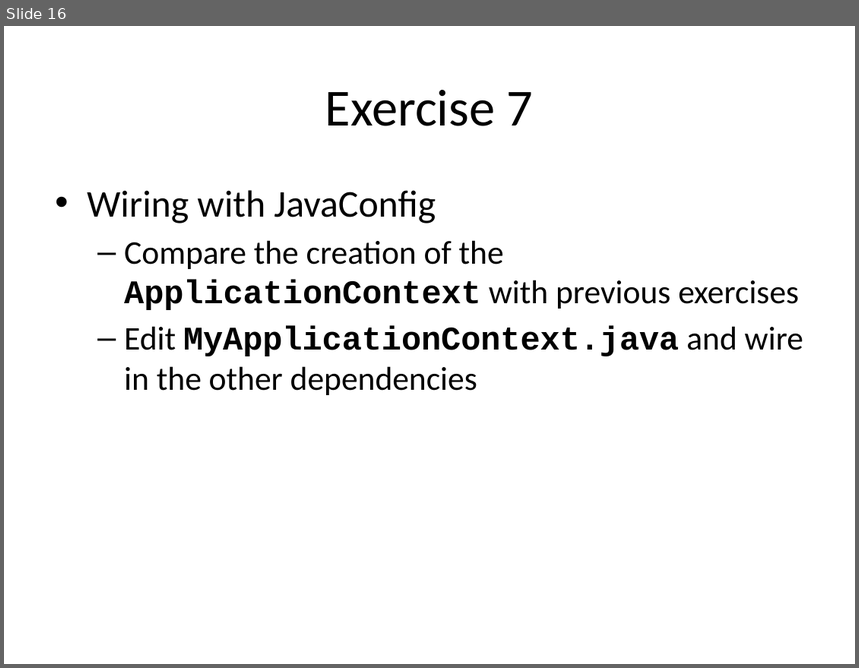
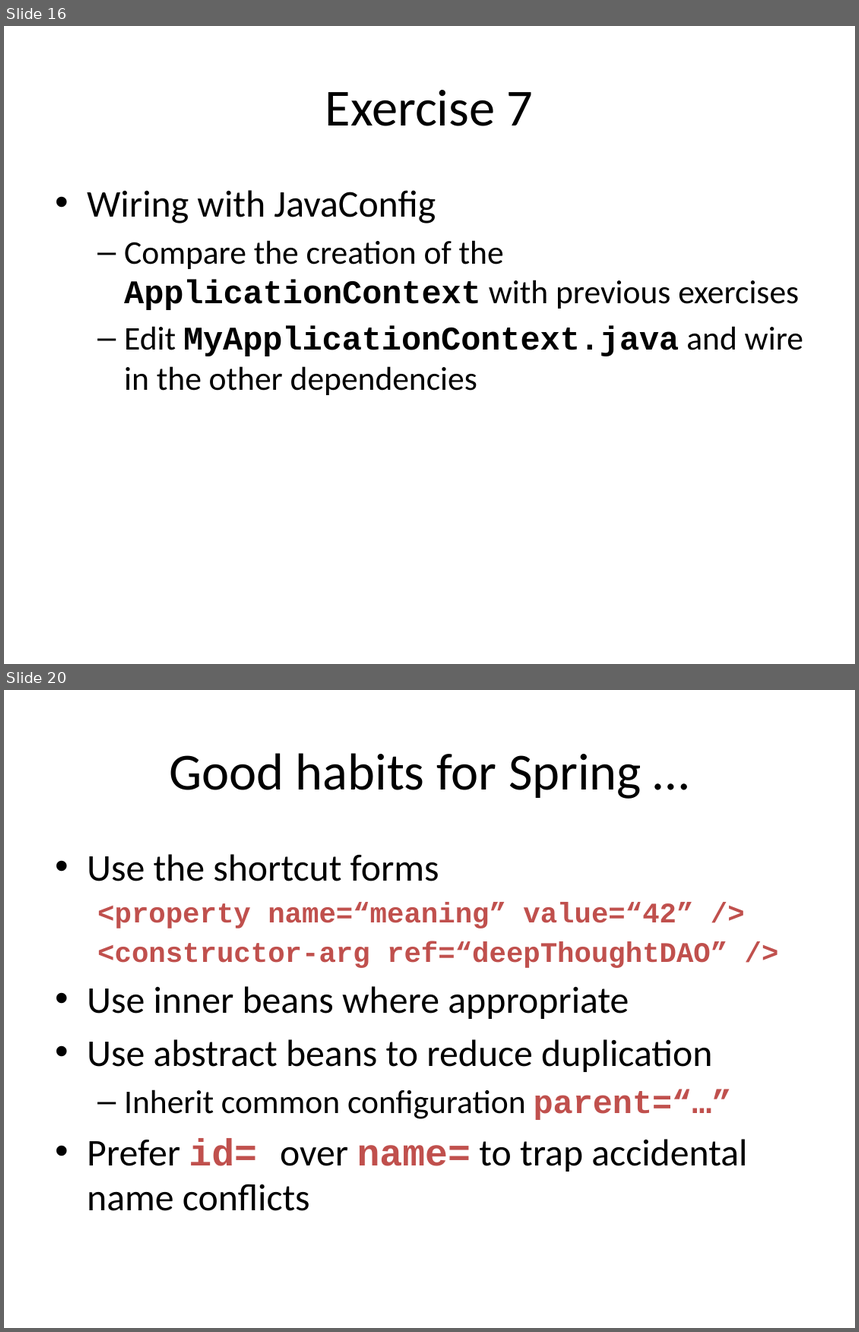
Before and after one commit to tonybaines/spring-hibernate, a slide deck: Spring + Hibernate.pptx. Shown one above the other, each under a label of ours: slide 16 before the commit, slides 16 and 20 after it; the slides between them are not shown. The pictures are 859x668 and 859x1332 pixels, drawn with LibreOffice and Linux fonts; fonts in the diff are those of the drawing. Boxes give left, top, right and bottom in pixels: in the first picture for what was removed or moved away, otherwise in the second. Text is boxed around its words. In the diff, an @@ line names an element or a change of style, - is before the commit and + after.

Commit message:
Some tweaks to the Spring configs to reflect good practice, slides updated

```diff
--- a/Spring + Hibernate.pptx
+++ b/Spring + Hibernate.pptx
@@ slide 20 added at box(4, 690, 855, 1328), background #FFFFFF @@
@@ title added at box(169, 753, 642, 799), 44 pt, text #000000 @@
+Good habits for Spring …
@@ text added at box(87, 854, 747, 1211), 32 pt, text #000000 @@
+• Use the shortcut forms
+  <property name=“meaning” value=“42” />
+  <constructor-arg ref=“deepThoughtDAO” />
+• Use inner beans where appropriate
+• Use abstract beans to reduce duplication
+  – Inherit common configuration parent=“…”
+• Prefer id= over name= to trap accidental name conflicts
```
Also in this commit, not shown: 1 slide changed, 2 other slides added, 4 other files.
